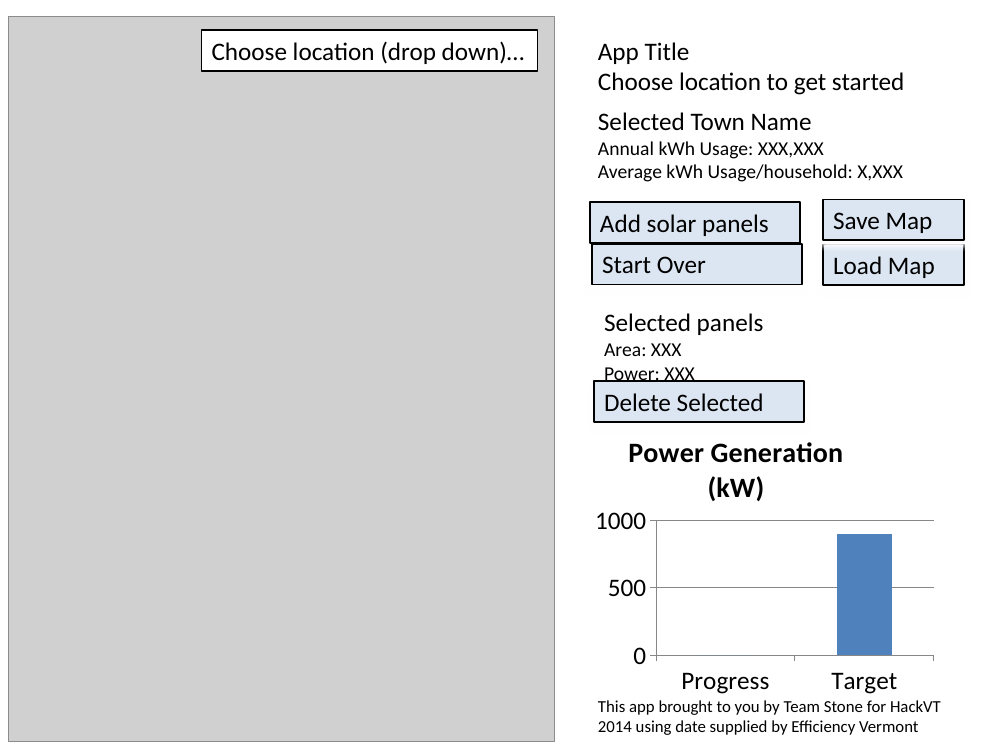
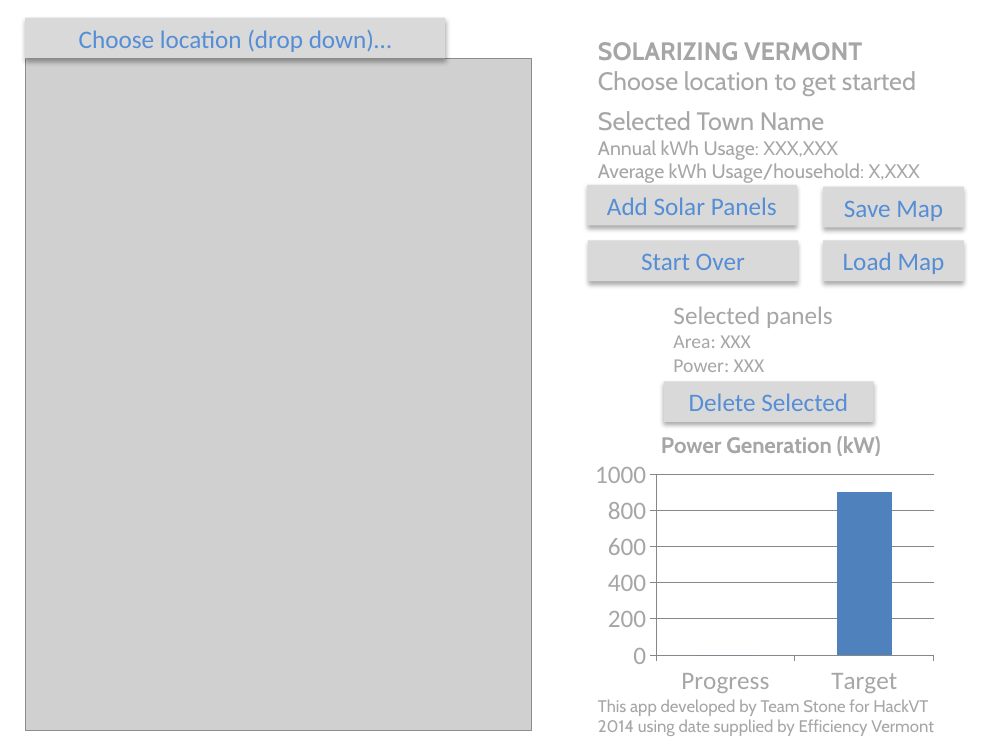
Before and after one commit to HackVT-Stone/energy, a slide deck: slide 1 of documents/design1.pptx. Drawn at 1008x756 pixels with LibreOffice and Linux fonts; fonts in the diff are those of the drawing; grey boxes stand for pictures. Boxes give left, top, right and bottom in pixels: in the first picture for what was removed or moved away, otherwise in the second. Text is boxed around its words. In the diff, an @@ line names an element or a change of style, - is before the commit and + after.

Commit message:
Redo of Design PPT

```diff
--- a/documents/design1.pptx
+++ b/documents/design1.pptx
@@ rectangle "Choose location (drop down)…": place and size @@
-rectangle "Choose location (drop down)…" at box(202, 30, 537, 71)
+rectangle "Choose location (drop down)…" at box(25, 18, 446, 58)
@@ rectangle "Choose location (drop down)…" at box(25, 18, 446, 58): text colour #000000 to #558ED5; alignment left to centre; vertical alignment top to middle; fill #FFFFFF to #D9D9D9; outline #000000 1.25 pt to none; shadow on @@
@@ picture: place and size @@
-picture at box(8, 17, 554, 742)
+picture at box(25, 58, 531, 730)
@@ text at box(598, 42, 862, 60): text changed; font Calibri to Cabin; text colour #000000 to #A6A6A6; bold on @@
-App Title
+SOLARIZING VERMONT
@@ text at box(598, 71, 920, 183): font Calibri to Cabin, text colour #000000 to #A6A6A6 in "Choose location to get started", "Selected Town Name", "Annual kWh Usage: XXX,XXX", "Average kWh Usage/household: X,XXX" @@
@@ rectangle "Add Solar Panels": place and size @@
-rectangle "Add Solar Panels" at box(590, 202, 799, 242)
+rectangle "Add Solar Panels" at box(587, 184, 796, 225)
@@ rectangle "Add Solar Panels" at box(587, 184, 796, 225): vertical alignment top to middle; fill #DCE6F2 to #D9D9D9; outline #000000 1.25 pt to none; shadow changed @@
@@ text in rectangle at box(607, 197, 777, 215): text changed; text colour #000000 to #558ED5 @@
-Add solar panels
+Add Solar Panels
@@ rectangle "Save Map": place and size @@
-rectangle "Save Map" at box(824, 200, 965, 240)
+rectangle "Save Map" at box(824, 186, 965, 227)
@@ rectangle "Start Over": place and size @@
-rectangle "Start Over" at box(593, 244, 802, 284)
+rectangle "Start Over" at box(588, 241, 797, 281)
@@ rectangle "Load Map": place and size @@
-rectangle "Load Map" at box(824, 245, 965, 285)
+rectangle "Load Map" at box(824, 241, 965, 281)
@@ text "Selected panels": place and size @@
-text "Selected panels" at box(604, 313, 764, 382)
+text "Selected panels" at box(673, 306, 833, 372)
@@ text "Selected panels" at box(673, 306, 833, 372): text colour #000000 to #A6A6A6 @@
@@ text colour #000000 to #558ED5; alignment left to centre; vertical alignment top to middle; fill #DCE6F2 to #D9D9D9; outline #000000 1.25 pt to none; shadow changed in 4 elements at box(824, 241, 965, 281), box(588, 241, 797, 281), box(824, 186, 965, 227), box(663, 381, 873, 421) @@
@@ rectangle "Delete Selected": place and size @@
-rectangle "Delete Selected" at box(595, 381, 804, 421)
+rectangle "Delete Selected" at box(663, 381, 873, 421)
@@ column chart at box(588, 402, 940, 702) @@
@@ category axis changed @@
@@ value axis changed @@
@@ text at box(598, 699, 934, 736): text changed; font Calibri to Cabin; text colour #000000 to #A6A6A6 @@
-This app brought to you by Team Stone for HackVT 2014 using date supplied by Efficiency Vermont
+This app developed by Team Stone for HackVT 2014 using date supplied by Efficiency Vermont
```
